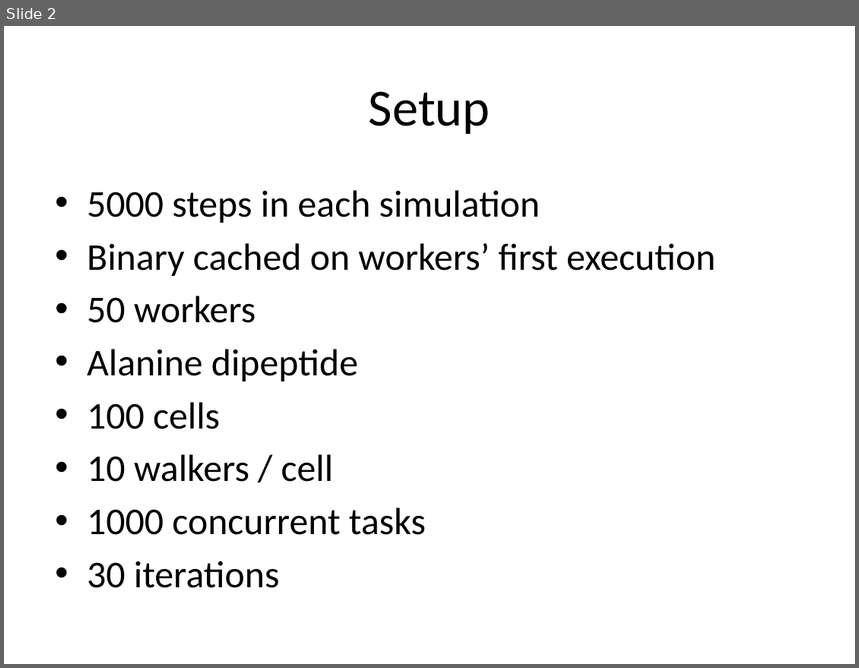
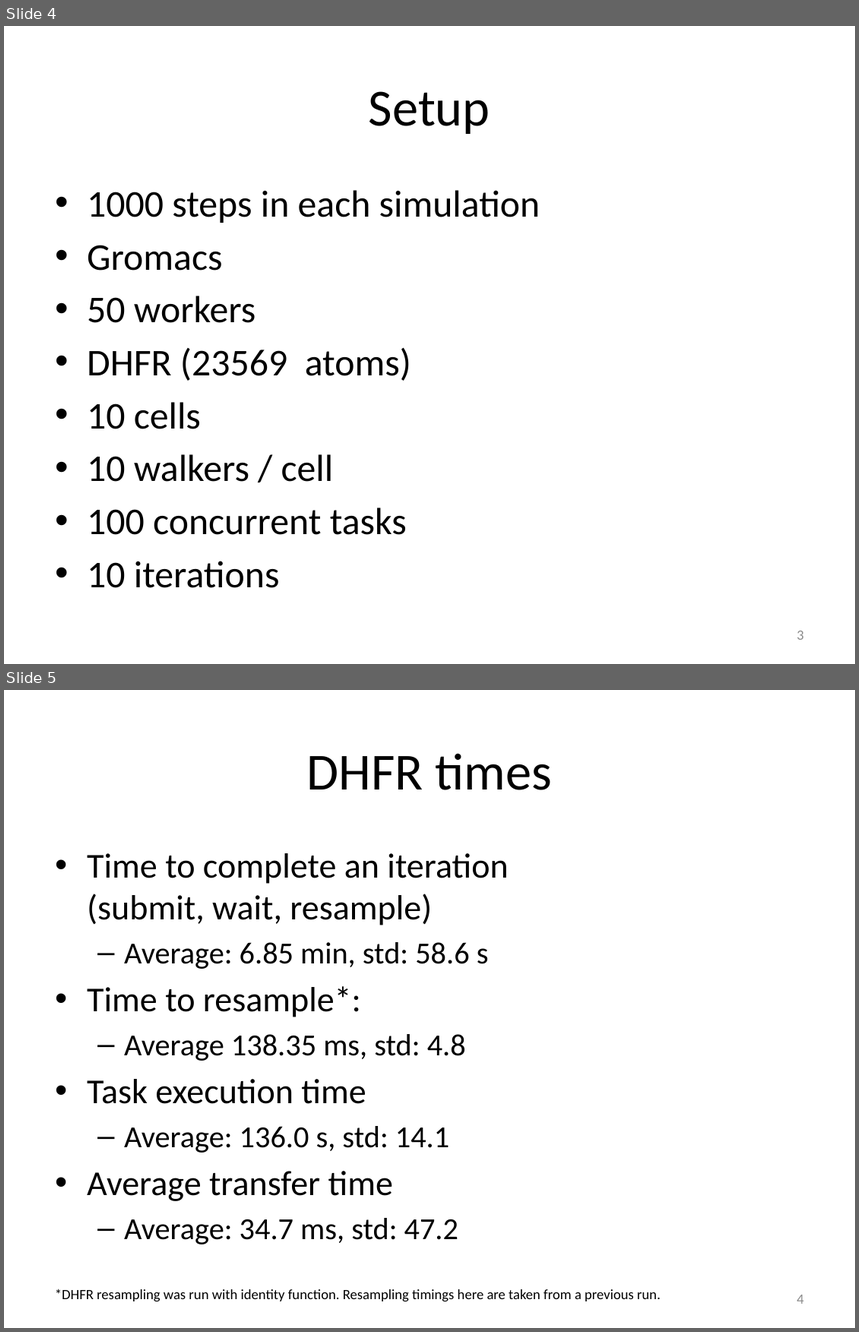
Before and after one commit to cooperative-computing-lab/awe, a slide deck: stats.has-plots/summary.pptx. Shown one above the other, each under a label of ours: slide 2 before the commit, slides 4 and 5 after it. The pictures are 859x668 and 859x1332 pixels, drawn with LibreOffice and Linux fonts; fonts in the diff are those of the drawing. Boxes give left, top, right and bottom in pixels: in the first picture for what was removed or moved away, otherwise in the second. Text is boxed around its words. In the diff, an @@ line names an element or a change of style, - is before the commit and + after.

```diff
--- a/stats.has-plots/summary.pptx
+++ b/stats.has-plots/summary.pptx
@@ slide 5 added at bbox=[4, 690, 855, 1328], background #FFFFFF @@
@@ title added at bbox=[307, 753, 551, 790], 44 pt, text #000000 @@
+DHFR times
@@ text added at bbox=[87, 853, 508, 1245], 29.6 pt, text #000000 @@
+• Time to complete an iteration (submit, wait, resample)
+  – Average: 6.85 min, std: 58.6 s
+• Time to resample*:
+  – Average 138.35 ms, std: 4.8
+• Task execution time
+  – Average: 136.0 s, std: 14.1
+• Average transfer time
+  – Average: 34.7 ms, std: 47.2
@@ text added at bbox=[55, 1289, 661, 1303], 12 pt, text #000000 @@
+*DHFR resampling was run with identity function. Resampling timings here are taken from a previous run.
@@ page number added at bbox=[797, 1295, 804, 1304], 12 pt, text #8C8C8C @@
+4
@@ what was slide 2 is now slide 4 @@
@@ slide 4 changed as well @@
@@ text at bbox=[87, 190, 541, 271]: text changed @@
-• 5000 steps in each simulation
-• Binary cached on workers’ first execution
+• 1000 steps in each simulation
+• Gromacs
@@ text at bbox=[87, 347, 411, 430]: text changed @@
-• Alanine dipeptide
-• 100 cells
+• DHFR (23569 atoms)
+• 10 cells
@@ text at bbox=[87, 508, 407, 588]: text changed @@
-• 1000 concurrent tasks
-• 30 iterations
+• 100 concurrent tasks
+• 10 iterations
@@ page number added at bbox=[797, 631, 804, 640], 12 pt, text #8C8C8C @@
+3
```
Also in this commit, not shown: 5 other slides changed, 1 other slide added, 7 slides removed.
